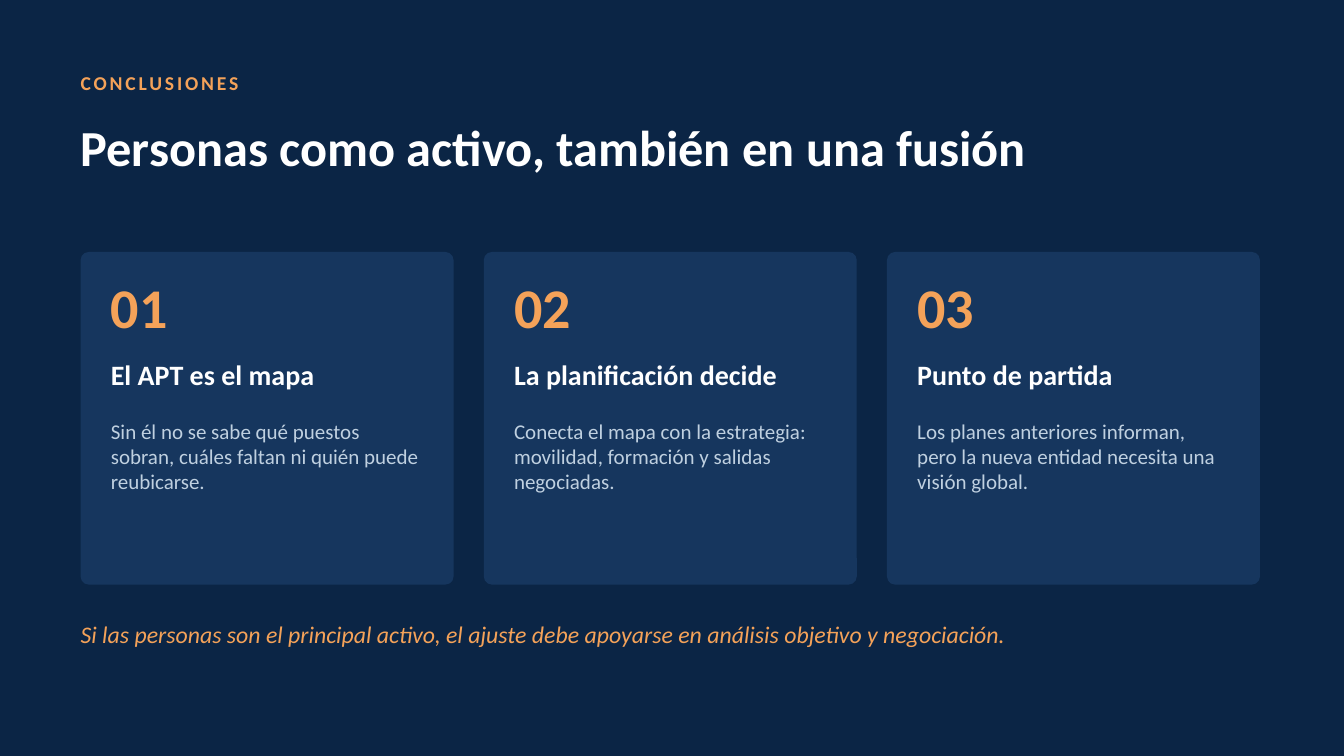
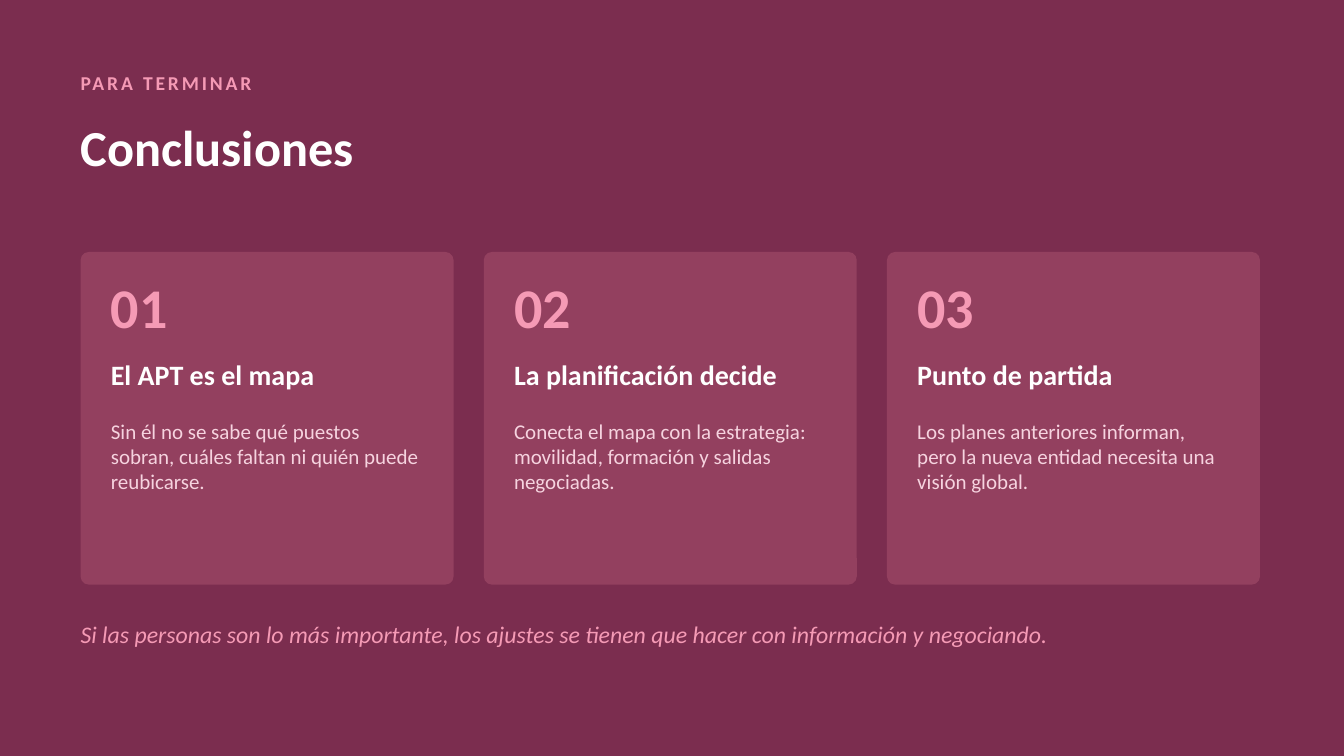
Before and after one commit to germancoortes/Ascensor, a slide deck: slide 21 of caso_caixabank_bankia/Presentacion_Fusion_CaixaBank_Bankia.pptx (slide 22 before the commit). Drawn at 1344x756 pixels with LibreOffice and Linux fonts; fonts in the diff are those of the drawing. Boxes give left, top, right and bottom in pixels: in the first picture for what was removed or moved away, otherwise in the second. Text is boxed around its words. In the diff, an @@ line names an element or a change of style, - is before the commit and + after.

```diff
--- a/caso_caixabank_bankia/Presentacion_Fusion_CaixaBank_Bankia.pptx
+++ b/caso_caixabank_bankia/Presentacion_Fusion_CaixaBank_Bankia.pptx
@@ background #0B2545 to #7B2D4F @@
@@ text at [81, 77, 239, 90]: text changed; text colour #F4A259 to #F59AB5 @@
-CONCLUSIONES
+PARA TERMINAR
@@ text at [81, 130, 354, 167]: text changed @@
-Personas como activo, también en una fusión
+Conclusiones
@@ fill #16365E to #93405F in 3 elements at [81, 252, 454, 585], [484, 252, 857, 585], [887, 252, 1260, 585] @@
@@ text colour #F4A259 to #F59AB5 in 3 elements at [111, 291, 168, 328], [514, 291, 571, 328], [917, 291, 974, 328] @@
@@ text colour #BFD0E0 to #F6D3DF in 3 elements at [111, 424, 418, 489], [514, 424, 806, 493], [917, 424, 1215, 493] @@
@@ text at [81, 626, 1047, 647]: text changed; text colour #F4A259 to #F59AB5 @@
-Si las personas son el principal activo, el ajuste debe apoyarse en análisis objetivo y negociación.
+Si las personas son lo más importante, los ajustes se tienen que hacer con información y negociando.
```
Also in this commit, not shown: 20 other slides changed, 1 slide added, 2 slides removed, 6 other files.
